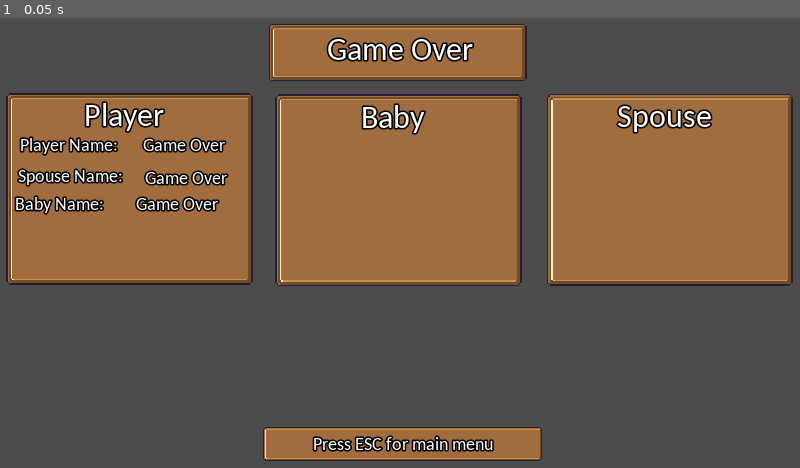
Above: before the commit, frame 1.
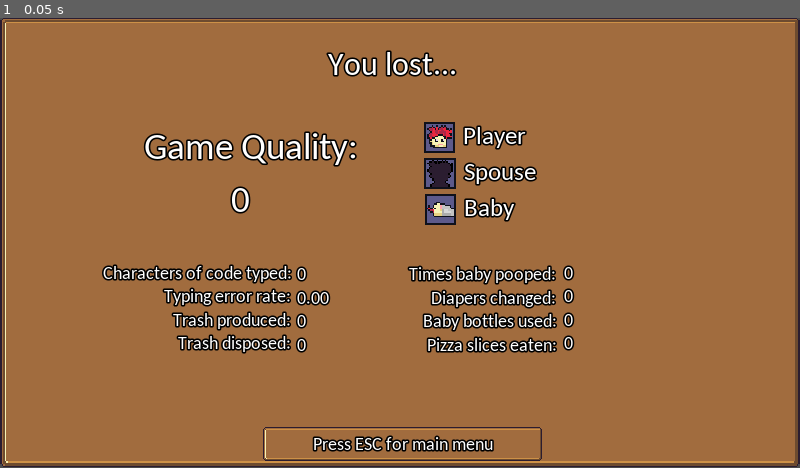
Above: after the commit, the same moment.

Repository: kevinms/godot-wild-jam-24
Game: Godot game, scene res://UI/GameOver.tscn
Same seed, same stepped clock (60 frames per second), same inputs: the game is played once before the commit and once after it. This scene is started directly instead of the project's main scene.
Inputs:
- Up to frame 1 (0.05 s): no input

The runs differ from the first frame. In frame 1, 65% of the frame differs, in the area x 0-100%, y 0-100%.

Commit message:
Updated game over screen finally! Added screenshots.

Diff:
--- a/Helper.gd
+++ b/Helper.gd
@@ -99,6 +99,7 @@
 var pizza_eaten: int
 
 var player_won = false
+var game_over_reason = "You lost..."
 var game_over_triggered = false
 
 func reset():
@@ -120,6 +121,7 @@
 	trash_generated = 0
 	trash_disposed = 0
 
+	game_over_reason = "You lost..."
 	game_over_triggered = false
 	player_won = false
 
@@ -146,6 +148,7 @@
 		print("Game is already over.")
 		return
 	game_over_triggered = true
+	game_over_reason = reason
 	player_won = won
 
 	# Set GameOverReason scene text.
--- a/UI/GameOver.gd
+++ b/UI/GameOver.gd
@@ -14,6 +14,24 @@
 	if Input.is_action_just_pressed("ui_cancel"):
 		get_tree().change_scene("res://MainMenu.tscn")
 
+	#TODO: Update title to reflect reason.
+	if Helper.player_won:
+		$Title.text = "Game jam entry completed!"
+	else:
+		$Title.text = Helper.game_over_reason
+
+	$Player/Value.text = Helper.player_name
+	$Spouse/Value.text = Helper.spouse_name
+	$Baby/Value.text = Helper.baby_name
+
+	$GameQuality/Value.text = str(Helper.game_quality)
+
+	var errorPercent = 0.0
+	if Helper.computer_keys_pressed > 0:
+		errorPercent = Helper.computer_letters_typed / Helper.computer_keys_pressed * 100.0
+
+	$StatValues.text = "%d\n%.2f\n%d\n%d" % [Helper.computer_letters_typed, errorPercent, Helper.trash_generated, Helper.trash_disposed]
+	$StatValues2.text = "%d\n%d\n%d\n%d" % [Helper.baby_pooped, Helper.baby_diapers_changed, Helper.baby_bottles_used, Helper.pizza_eaten]
 
 func _on_Button_pressed():
 	var data_to_send = {
--- a/UI/GameOver.tscn
+++ b/UI/GameOver.tscn
@@ -1,8 +1,12 @@
-[gd_scene load_steps=8 format=2]
+[gd_scene load_steps=15 format=2]
 
 [ext_resource path="res://Furniture/Assets/dialogue-white.png" type="Texture" id=1]
 [ext_resource path="res://UI/GameOver.gd" type="Script" id=2]
 [ext_resource path="res://Fonts/ButtonFont.tres" type="DynamicFont" id=3]
+[ext_resource path="res://Fonts/carlito/Carlito-Regular.ttf" type="DynamicFontData" id=4]
+[ext_resource path="res://Characters/baby-picture.png" type="Texture" id=5]
+[ext_resource path="res://Characters/player-picture.png" type="Texture" id=6]
+[ext_resource path="res://Characters/spouse-outline.png" type="Texture" id=7]
 
 [sub_resource type="DynamicFontData" id=1]
 font_path = "res://Fonts/carlito/Carlito-Regular.ttf"
@@ -13,6 +17,23 @@
 outline_color = Color( 0, 0, 0, 1 )
 font_data = SubResource( 1 )
 
+[sub_resource type="DynamicFont" id=5]
+size = 24
+outline_size = 1
+outline_color = Color( 0, 0, 0, 1 )
+font_data = SubResource( 1 )
+
+[sub_resource type="DynamicFont" id=6]
+size = 24
+outline_size = 1
+outline_color = Color( 0, 0, 0, 1 )
+font_data = SubResource( 1 )
+
+[sub_resource type="DynamicFont" id=7]
+outline_size = 1
+outline_color = Color( 0, 0, 0, 1 )
+font_data = ExtResource( 4 )
+
 [sub_resource type="DynamicFont" id=3]
 size = 12
 outline_size = 1
@@ -32,198 +53,163 @@
 position = Vector2( -3.96851, -0.396851 )
 
 [node name="NinePatchRect" type="NinePatchRect" parent="TitleCard"]
-margin_left = 176.235
-margin_top = 3.97286
-margin_right = 341.235
-margin_bottom = 40.9729
+margin_left = 4.0
+margin_top = 0.397278
+margin_right = 516.0
+margin_bottom = 288.397
 texture = ExtResource( 1 )
 patch_margin_left = 5
 patch_margin_top = 5
 patch_margin_right = 4
 patch_margin_bottom = 5
 __meta__ = {
-"_edit_use_anchors_": false
-}
-
-[node name="Title" type="Label" parent="TitleCard"]
-margin_left = 211.557
-margin_top = 12.2814
-margin_right = 306.557
-margin_bottom = 34.2814
+"_edit_use_anchors_": true
+}
+
+[node name="Title" type="Label" parent="."]
+margin_left = 31.0
+margin_top = 21.0
+margin_right = 473.0
+margin_bottom = 43.0
 grow_horizontal = 2
 custom_fonts/font = SubResource( 2 )
-text = "Game Over"
+text = "Game jam entry completed!"
 align = 1
 __meta__ = {
 "_edit_use_anchors_": false
 }
 
-[node name="FamilyInfo" type="Node2D" parent="."]
-position = Vector2( 3.76962, 47.9741 )
-
-[node name="NinePatchRect" type="NinePatchRect" parent="FamilyInfo"]
-margin_left = -0.43782
-margin_top = -0.131805
-margin_right = 157.562
-margin_bottom = 122.868
-texture = ExtResource( 1 )
-patch_margin_left = 5
-patch_margin_top = 5
-patch_margin_right = 4
-patch_margin_bottom = 5
-__meta__ = {
-"_edit_use_anchors_": true
-}
-
-[node name="Title" type="Label" parent="FamilyInfo"]
-margin_left = 28.4776
-margin_top = 5.93268
-margin_right = 123.478
-margin_bottom = 27.9327
-grow_horizontal = 2
-custom_fonts/font = SubResource( 2 )
-text = "Player"
+[node name="GameQuality" type="Label" parent="."]
+margin_left = 87.1826
+margin_top = 72.3959
+margin_right = 228.183
+margin_bottom = 96.3959
+grow_horizontal = 2
+custom_fonts/font = SubResource( 5 )
+text = "Game Quality:"
+align = 2
+__meta__ = {
+"_edit_use_anchors_": false
+}
+
+[node name="Value" type="Label" parent="GameQuality"]
+margin_left = -2.64996
+margin_top = 33.7583
+margin_right = 138.35
+margin_bottom = 57.7583
+grow_horizontal = 2
+custom_fonts/font = SubResource( 6 )
+text = "365302"
 align = 1
 __meta__ = {
-"_edit_use_anchors_": true
-}
-
-[node name="Player" type="Label" parent="FamilyInfo"]
-margin_left = 6.62704
-margin_top = 27.5194
-margin_right = 75.627
-margin_bottom = 39.5194
-grow_horizontal = 2
-custom_fonts/font = SubResource( 3 )
-text = "Player Name: "
-align = 1
-__meta__ = {
-"_edit_use_anchors_": false
-}
-
-[node name="PlayerName" type="Label" parent="FamilyInfo"]
-margin_left = 76.6464
-margin_top = 27.8787
-margin_right = 151.646
-margin_bottom = 39.8787
-grow_horizontal = 2
-custom_fonts/font = SubResource( 3 )
-text = "Game Over"
-align = 1
-__meta__ = {
-"_edit_use_anchors_": false
-}
-
-[node name="Spouse" type="Label" parent="FamilyInfo"]
-margin_left = 8.04124
-margin_top = 48.3791
-margin_right = 77.0412
-margin_bottom = 60.3791
-grow_horizontal = 2
-custom_fonts/font = SubResource( 3 )
-text = "Spouse Name: "
-align = 1
-__meta__ = {
-"_edit_use_anchors_": false
-}
-
-[node name="SpouseName" type="Label" parent="FamilyInfo"]
-margin_left = 78.0606
-margin_top = 48.7383
-margin_right = 153.061
-margin_bottom = 60.7383
-grow_horizontal = 2
-custom_fonts/font = SubResource( 3 )
-text = "Game Over"
-align = 1
-__meta__ = {
-"_edit_use_anchors_": false
-}
-
-[node name="Baby" type="Label" parent="FamilyInfo"]
-margin_left = 1.67728
-margin_top = 65.7032
-margin_right = 70.6773
-margin_bottom = 77.7032
-grow_horizontal = 2
-custom_fonts/font = SubResource( 3 )
-text = "Baby Name: "
-align = 1
-__meta__ = {
-"_edit_use_anchors_": false
-}
-
-[node name="BabyName" type="Label" parent="FamilyInfo"]
-margin_left = 71.6967
-margin_top = 66.0624
-margin_right = 146.697
-margin_bottom = 78.0624
-grow_horizontal = 2
-custom_fonts/font = SubResource( 3 )
-text = "Game Over"
-align = 1
-__meta__ = {
-"_edit_use_anchors_": false
-}
-
-[node name="BabyInfo" type="Node2D" parent="."]
-position = Vector2( 176.003, 48.7678 )
-
-[node name="NinePatchRect" type="NinePatchRect" parent="BabyInfo"]
-margin_left = -0.43782
-margin_top = -0.131805
-margin_right = 157.562
-margin_bottom = 122.868
-texture = ExtResource( 1 )
-patch_margin_left = 5
-patch_margin_top = 5
-patch_margin_right = 4
-patch_margin_bottom = 5
-__meta__ = {
-"_edit_use_anchors_": true
-}
-
-[node name="Title" type="Label" parent="BabyInfo"]
-margin_left = 28.4776
-margin_top = 5.93268
-margin_right = 123.478
-margin_bottom = 27.9327
-grow_horizontal = 2
-custom_fonts/font = SubResource( 2 )
-text = "Baby"
-align = 1
-__meta__ = {
-"_edit_use_anchors_": true
-}
-
-[node name="SpouseInfo" type="Node2D" parent="."]
-position = Vector2( 349.823, 48.3709 )
-
-[node name="NinePatchRect" type="NinePatchRect" parent="SpouseInfo"]
-margin_left = -0.43782
-margin_top = -0.131805
-margin_right = 157.562
-margin_bottom = 122.868
-texture = ExtResource( 1 )
-patch_margin_left = 5
-patch_margin_top = 5
-patch_margin_right = 4
-patch_margin_bottom = 5
-__meta__ = {
-"_edit_use_anchors_": true
-}
-
-[node name="Title" type="Label" parent="SpouseInfo"]
-margin_left = 28.4776
-margin_top = 5.93268
-margin_right = 123.478
-margin_bottom = 27.9327
-grow_horizontal = 2
-custom_fonts/font = SubResource( 2 )
-text = "Spouse"
-align = 1
-__meta__ = {
-"_edit_use_anchors_": true
+"_edit_use_anchors_": false
+}
+
+[node name="Player" type="Sprite" parent="."]
+position = Vector2( 281.515, 76.5448 )
+texture = ExtResource( 6 )
+
+[node name="Value" type="Label" parent="Player"]
+margin_left = 15.0
+margin_top = -8.0
+margin_right = 165.0
+margin_bottom = 8.0
+custom_fonts/font = SubResource( 7 )
+text = "Fred the king"
+__meta__ = {
+"_edit_use_anchors_": true
+}
+
+[node name="Spouse" type="Sprite" parent="."]
+position = Vector2( 281.673, 99.6495 )
+texture = ExtResource( 7 )
+
+[node name="Value" type="Label" parent="Spouse"]
+margin_left = 14.5925
+margin_top = -7.85474
+margin_right = 164.593
+margin_bottom = 8.14526
+custom_fonts/font = SubResource( 7 )
+text = "Fred the king"
+__meta__ = {
+"_edit_use_anchors_": true
+}
+
+[node name="Baby" type="Sprite" parent="."]
+position = Vector2( 281.849, 122.754 )
+texture = ExtResource( 5 )
+
+[node name="Value" type="Label" parent="Baby"]
+margin_left = 14.6663
+margin_top = -7.95945
+margin_right = 164.666
+margin_bottom = 8.04055
+custom_fonts/font = SubResource( 7 )
+text = "Fred the king"
+__meta__ = {
+"_edit_use_anchors_": true
+}
+
+[node name="StatNames" type="Label" parent="."]
+margin_left = 40.0315
+margin_top = 157.603
+margin_right = 186.031
+margin_bottom = 230.603
+grow_horizontal = 2
+custom_fonts/font = SubResource( 3 )
+text = "Characters of code typed:
+Typing error rate:
+Trash produced:
+Trash disposed:"
+align = 2
+__meta__ = {
+"_edit_use_anchors_": false
+}
+
+[node name="StatValues" type="Label" parent="."]
+margin_left = 190.181
+margin_top = 159.092
+margin_right = 251.181
+margin_bottom = 216.092
+grow_horizontal = 2
+custom_fonts/font = SubResource( 3 )
+text = "365302
+123001
+129
+10"
+__meta__ = {
+"_edit_use_anchors_": false
+}
+
+[node name="StatNames2" type="Label" parent="."]
+margin_left = 258.181
+margin_top = 158.982
+margin_right = 356.181
+margin_bottom = 231.982
+grow_horizontal = 2
+custom_fonts/font = SubResource( 3 )
+text = "Times baby pooped:
+Diapers changed:
+Baby bottles used:
+Pizza slices eaten:"
+align = 2
+__meta__ = {
+"_edit_use_anchors_": false
+}
+
+[node name="StatValues2" type="Label" parent="."]
+margin_left = 361.181
+margin_top = 157.982
+margin_right = 417.181
+margin_bottom = 214.982
+grow_horizontal = 2
+custom_fonts/font = SubResource( 3 )
+text = "365302
+123001
+129
+10"
+__meta__ = {
+"_edit_use_anchors_": false
 }
 
 [node name="Instructions" type="Node2D" parent="."]
@@ -259,10 +245,10 @@
 [node name="HTTPRequest" type="HTTPRequest" parent="."]
 
 [node name="submit_high_scores" type="Button" parent="."]
-margin_left = 170.528
-margin_top = 218.033
-margin_right = 345.528
-margin_bottom = 238.033
+margin_left = 171.473
+margin_top = 235.987
+margin_right = 346.473
+margin_bottom = 257.987
 custom_fonts/font = ExtResource( 3 )
 text = "Submit High Scores"
 __meta__ = {
Binary file added: Screenshots/Screenshot_20200823_041609.png
Not shown, added: Screenshots/Screenshot_20200823_041609.png.import
Binary file added: Screenshots/Screenshot_20200823_041701.png
Not shown, added: Screenshots/Screenshot_20200823_041701.png.import
Binary file added: Screenshots/Screenshot_20200823_041719.png
Not shown, added: Screenshots/Screenshot_20200823_041719.png.import
Binary file added: Screenshots/Screenshot_20200823_041814.png
Not shown, added: Screenshots/Screenshot_20200823_041814.png.import
Binary file added: Screenshots/Screenshot_20200823_041833.png
Not shown, added: Screenshots/Screenshot_20200823_041833.png.import
Binary file added: Screenshots/Screenshot_20200823_041927.png
Not shown, added: Screenshots/Screenshot_20200823_041927.png.import
